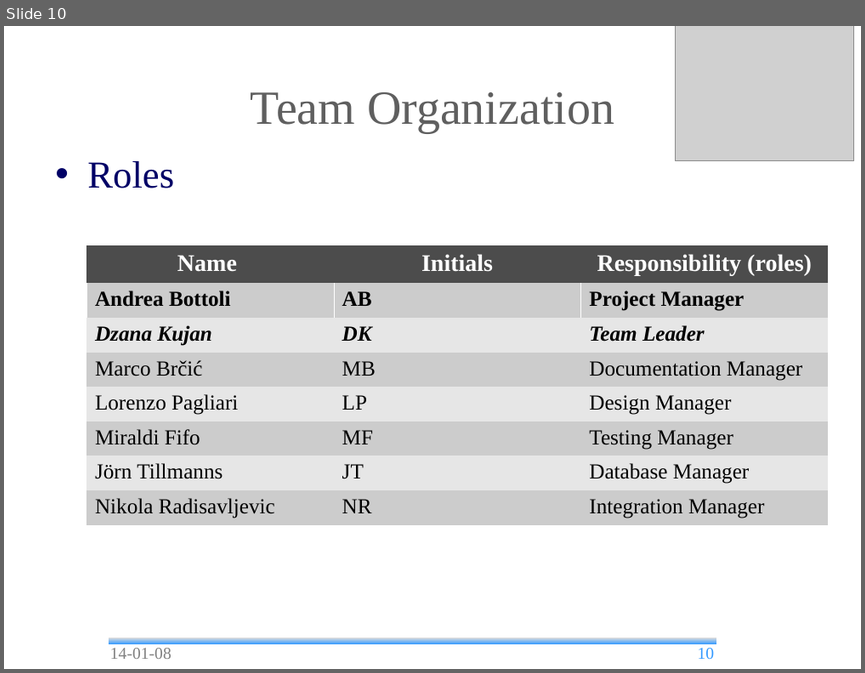
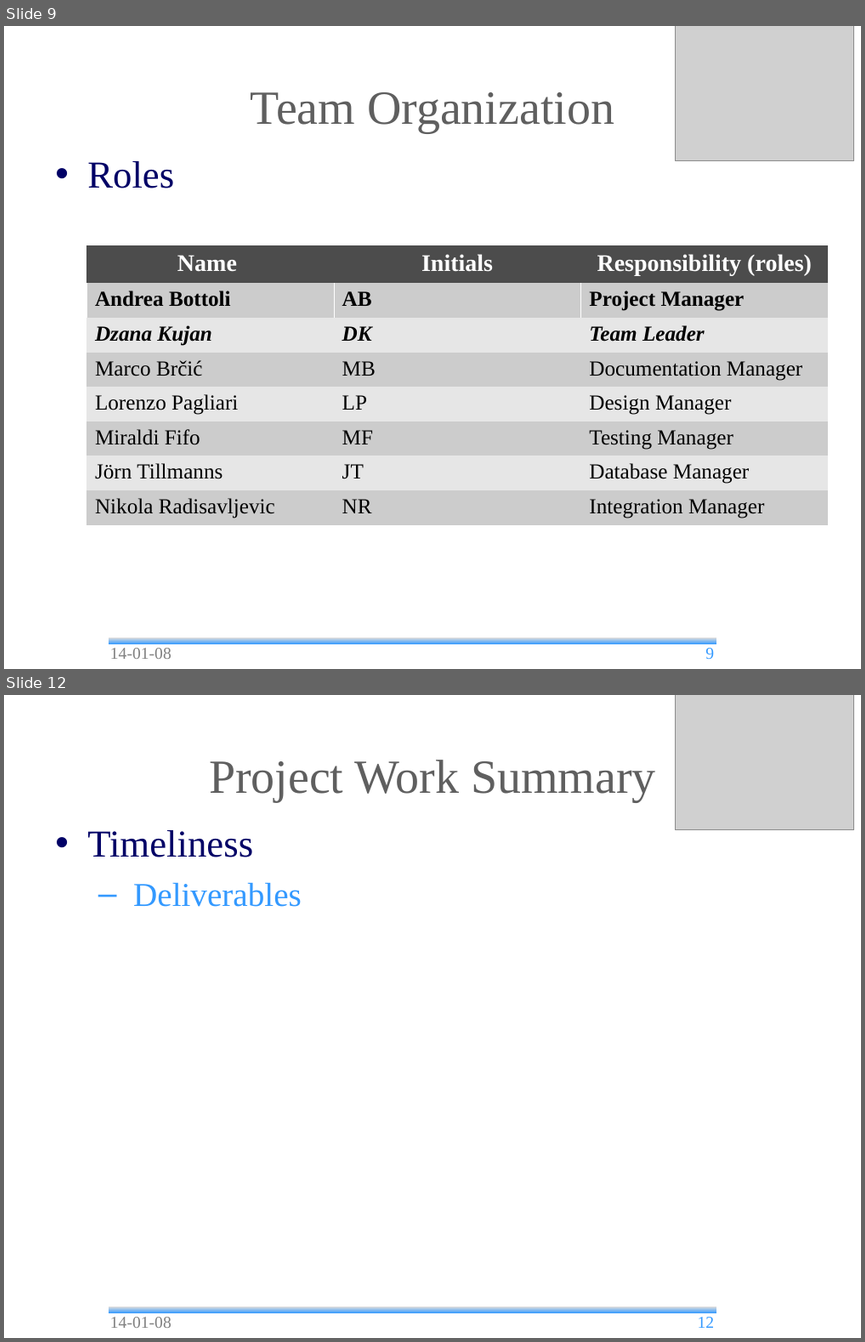
Before and after one commit to andrea-bottoli/DSD, a slide deck: Documentation/Presentations/Final_Presentation.odp. Shown one above the other, each under a label of ours: slide 10 before the commit, slides 9 and 12 after it; the slides between them are not shown. The pictures are 865x673 and 865x1342 pixels, drawn with LibreOffice and Linux fonts; fonts in the diff are those of the drawing; grey boxes stand for pictures; background and template pictures are left out. Boxes give left, top, right and bottom in pixels: in the first picture for what was removed or moved away, otherwise in the second. Text is boxed around its words. In the diff, an @@ line names an element or a change of style, - is before the commit and + after.

```diff
--- a/Documentation/Presentations/Final_Presentation.odp
+++ b/Documentation/Presentations/Final_Presentation.odp
@@ slide 12 added at [4,695,861,1338], background #FFFFFF; not listed: 1 template element that a slide beside it also shows @@
@@ picture added at [675,695,853,829] @@
@@ title added at [209,760,656,802], 40 pt, text #5F5F5F @@
+Project Work Summary
@@ text added at [87,830,302,907], 28 pt, text #3399FF @@
+• Timeliness
+  – Deliverables
@@ text added at [110,1316,171,1327], 14 pt, text #808080 @@
+14-01-08
@@ page number added at [698,1316,715,1327], 14 pt, text #3399FF @@
+12
@@ what was slide 10 is now slide 9 @@
@@ page number at [705,647,714,658]: text changed @@
-10
+9
```
Also in this commit, not shown: 2 slides changed, 19 other slides added, 1 other file.
